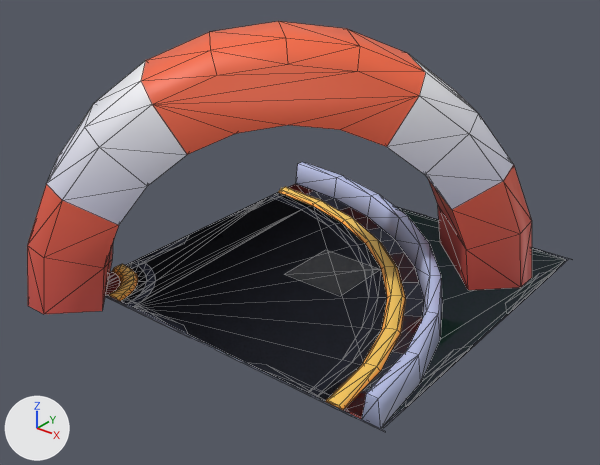
One commit to the glTF model models/track-checkpoint-corner-ground.glb: the scene before it, then after it.
Rendered twice from a camera (50 mm lens) standing at (12.53, -17.18, 11.55) and looking at (-0.15, -1.33, 1.73). Arrows for +X, +Y and +Z are at lower left; the lights stay in place. The first picture is the older version. Mesh edges are drawn as thin lines. Vertices at exactly the same position are counted once.

Names of what the first picture shows: 'track-corner'.
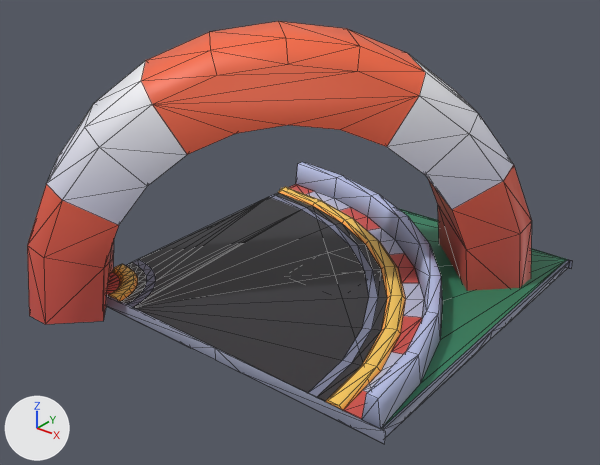
Commit message: Tunnel cull world-space fix + checkpoint fork buried clamp

Edits to the scene script, one JSON object a line:
```json
{"block": "me_track_corner", "where": "# used by ob_track_corner; location = (0.0, 0.0, 0.0)"}
{"op": "remove", "block": "me_track_corner", "code": "me_track_corner.from_pydata(...)  # 364 vertices, 548 faces; spans x -6.67..5.14, y -6.67..5.05, z 0.01..7.02"}
{"op": "add", "block": "me_track_corner", "code": "me_track_corner.from_pydata(...)  # 373 vertices, 556 faces; spans x -6.67..5.14, y -6.67..5.05, z -0.3..7.02"}
{"block": "me_track_corner", "change": "me_track_corner part 1: the loose piece of 4 vertices spanning x -1.0..1.0, y -1.0..1.0, z 0.01 is moved by (0.0, 0.0, -0.06)"}
{"block": "me_track_corner", "change": "me_track_corner part 2: the loose piece of 23 vertices spanning x -4.98..5.04, y -5.01..5.05, z 0.01 is rebuilt with 28 vertices and now spans x -4.98..5.04, y -5.01..5.05, z -0.3..-0.01"}
{"block": "me_track_corner", "change": "me_track_corner part 3: the loose piece of 12 vertices spanning x -4.87..5.14, y 4.73..5.05, z 0.01 is rebuilt with 14 vertices and now spans x -4.87..5.14, y 4.73..5.05, z -0.3..-0.01"}
{"block": "me_track_corner", "change": "me_track_corner part 4"}
{"block": "me_track_corner", "change": "4 vertices are removed from x -3.45..3.72, y -4.73, z 0.01"}
{"block": "me_track_corner", "change": "11 faces are deleted"}
{"block": "me_track_corner", "change": "163 vertices in x -5.6..5.0, y -5.0..5.0, z 0.01 move by (0.0, 0.0, -0.01)"}
{"block": "me_track_corner", "change": "18 vertices in x -6.67..5.14, y -6.67..4.67, z 0.01 move by (0.0, 0.0, -0.31)"}
{"block": "me_track_corner", "change": "6 vertices are added at (-3.47, -5.6, 0.0), (-5.6, -3.47, -0.3), (1.55, -4.73, -0.3), (3.72, -4.73, -0.3), (-3.45, -4.73, -0.3), (-1.28, -4.73, -0.3)"}
{"block": "me_track_corner", "change": "3 new faces join them, mat_colormap_001 (picture img_colormap)"}
{"block": "me_track_corner", "change": "8 new faces join them, mat_colormap_002 (picture img_colormap)"}
```

Location of each change, (x1, y1, x2, y2) in pixels of the pictures (600 x 465 px; the box of a moved part takes in the faces that stretch with it):
```json
{"object": "track-corner", "change": "reshaped", "before": [27, 21, 569, 432], "after": [27, 21, 572, 444]}
{"part": 1, "of": "me_track_corner", "change": "moved or reshaped", "before": [285, 250, 379, 296], "on screen": "not visible afterwards"}
{"part": 2, "of": "me_track_corner", "change": "rebuilt", "before": [106, 185, 569, 428], "after": [382, 260, 569, 438]}
{"part": 3, "of": "me_track_corner", "change": "rebuilt", "before": [395, 206, 545, 252], "after": [531, 248, 572, 269]}
{"part": 4, "of": "me_track_corner", "change": "moved or reshaped", "before": [27, 164, 567, 432], "after": [27, 164, 567, 444]}
```
